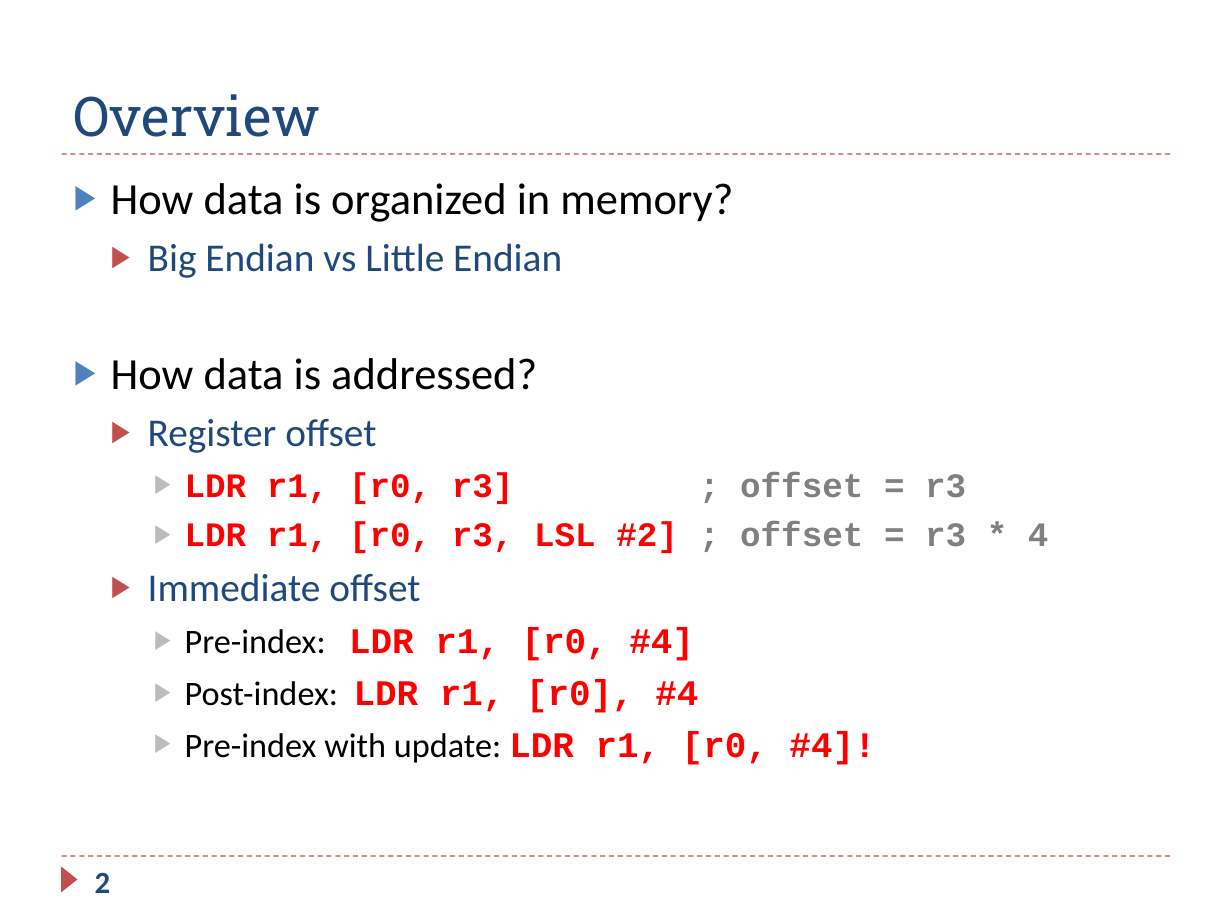
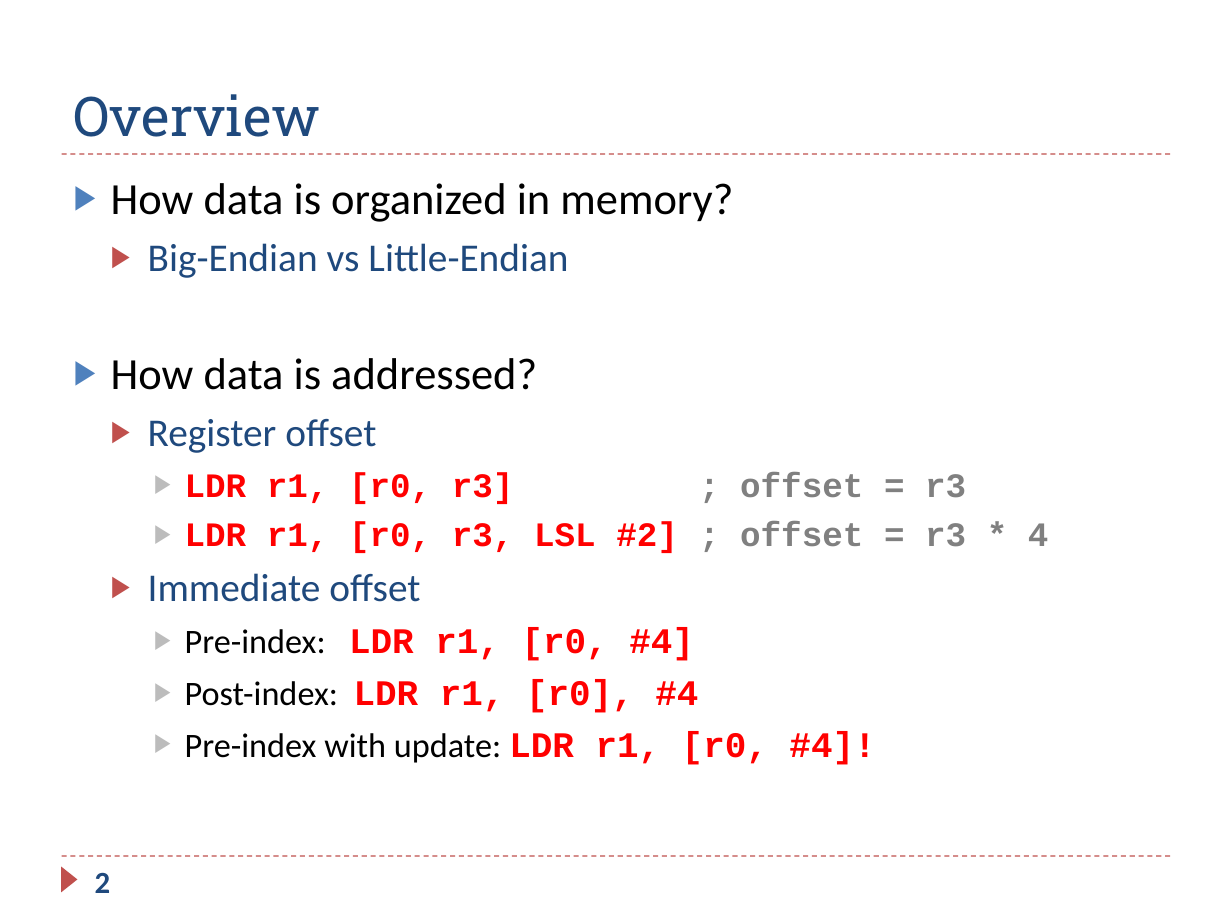
Before and after one commit to guhofstra/CSC111Fa25, a slide deck: slide 2 of PPTs/Ch5_ARM_Load_Store.pptx. Drawn at 1232x924 pixels with LibreOffice and Linux fonts; fonts in the diff are those of the drawing. Boxes give left, top, right and bottom in pixels: in the first picture for what was removed or moved away, otherwise in the second. Text is boxed around its words. In the diff, an @@ line names an element or a change of style, - is before the commit and + after.

```diff
--- a/PPTs/Ch5_ARM_Load_Store.pptx
+++ b/PPTs/Ch5_ARM_Load_Store.pptx
@@ text at (148,243,568,278): text changed @@
-  ▶ Big Endian vs Little Endian
+  ▶ Big-Endian vs Little-Endian
```
Also in this commit, not shown: 14 other slides changed, 1 slide removed, 2 other files.
